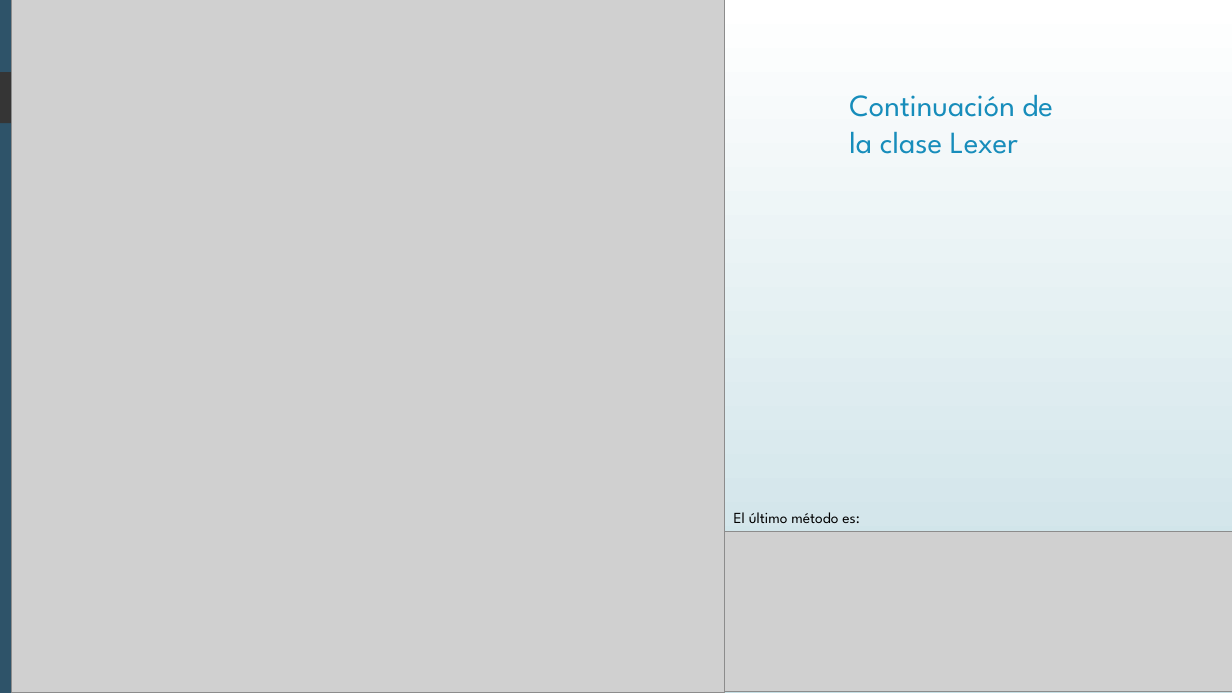
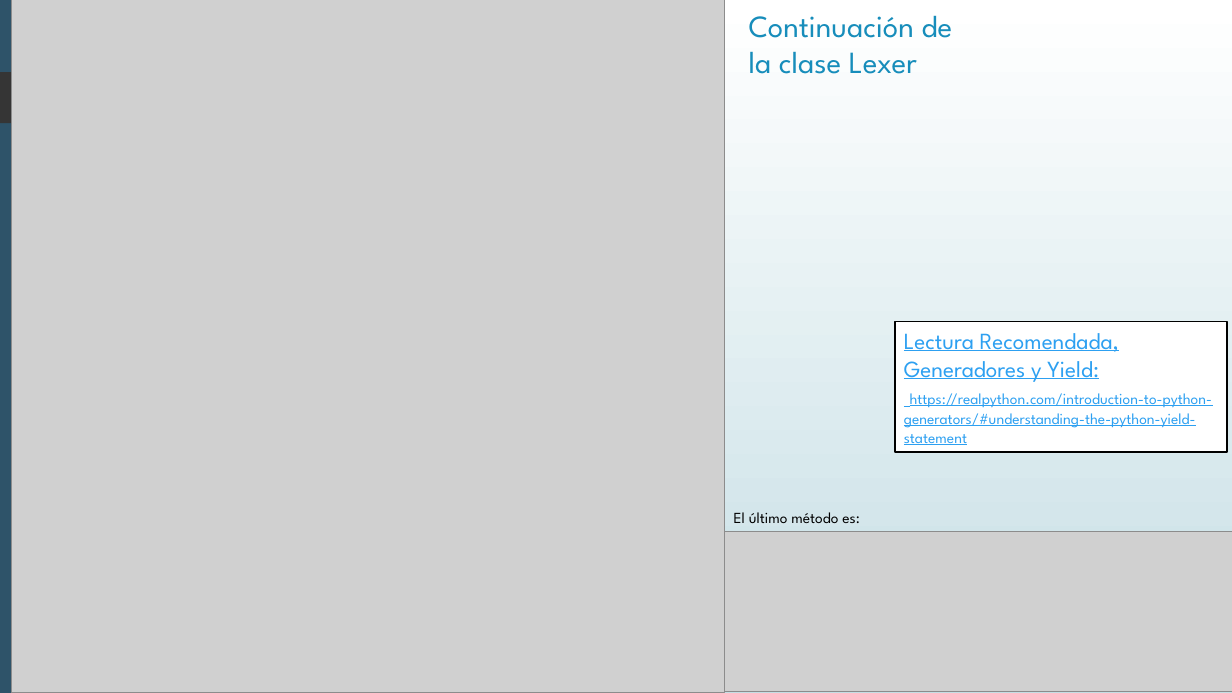
Before and after one commit to fernanvilla/UNALTECOCO-2021-02, a slide deck: slide 11 of 2022.01.12 Tecoco_Clase 05_01_Análisis Léxico usando Expresiones Regulares.pptx. Drawn at 1232x693 pixels with LibreOffice and Linux fonts; fonts in the diff are those of the drawing; grey boxes stand for pictures. Boxes give left, top, right and bottom in pixels: in the first picture for what was removed or moved away, otherwise in the second. Text is boxed around its words. In the diff, an @@ line names an element or a change of style, - is before the commit and + after.

Commit message:
upd

```diff
--- a/2022.01.12 Tecoco_Clase 05_01_Análisis Léxico usando Expresiones Regulares.pptx
+++ b/2022.01.12 Tecoco_Clase 05_01_Análisis Léxico usando Expresiones Regulares.pptx
@@ title "Continuación de la clase Lexer": place and size @@
-title "Continuación de la clase Lexer" at (849, 94, 1053, 154)
+title "Continuación de la clase Lexer" at (749, 15, 953, 74)
@@ rectangle added at (895, 322, 1227, 452), fill #FFFFFF, outline #000000 1.25 pt, 12 pt, text #2DA0F1, underline @@
+Lectura Recomendada, Generadores y Yield:
+https://realpython.com/introduction-to-python-generators/#understanding-the-python-yield-statement
```
